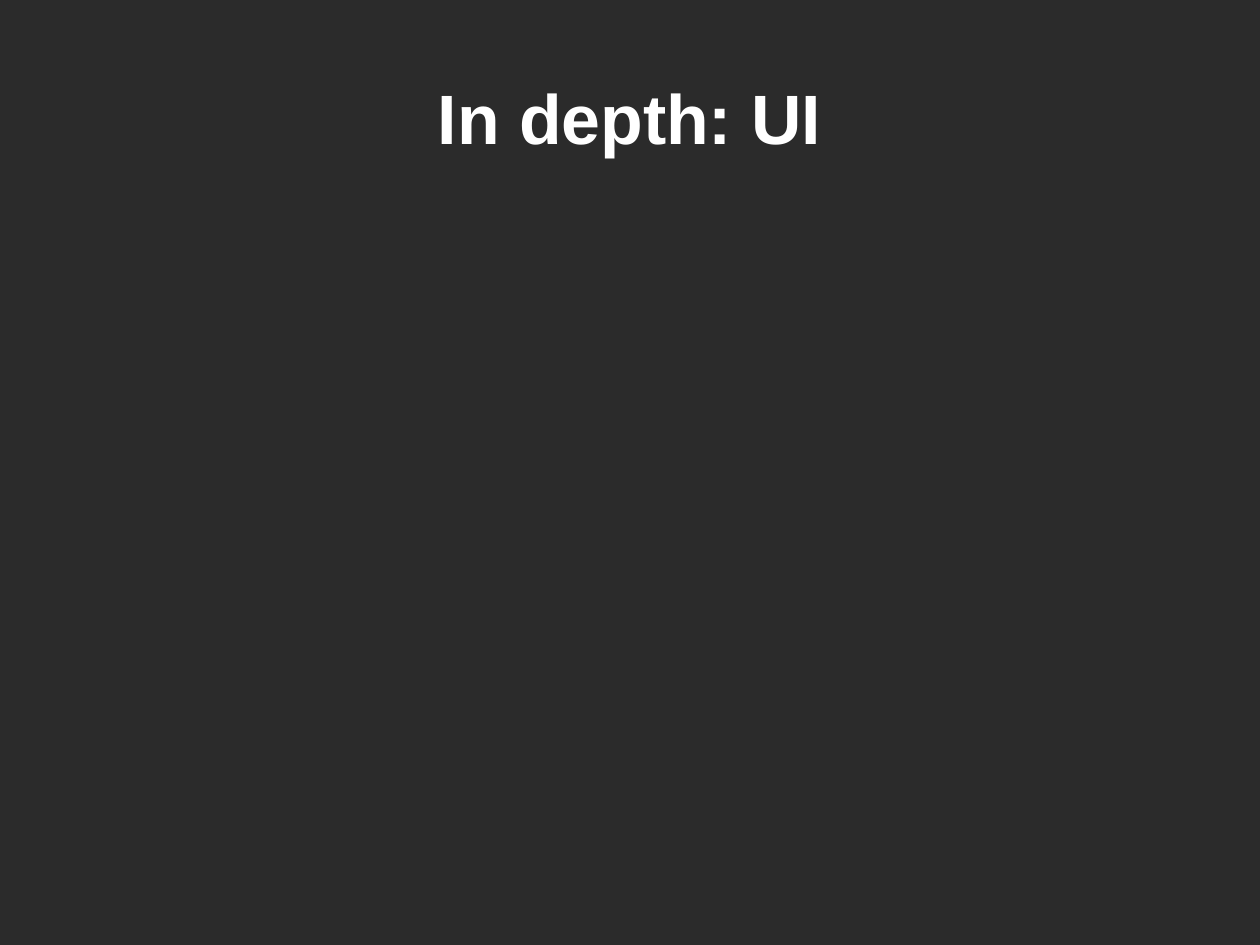
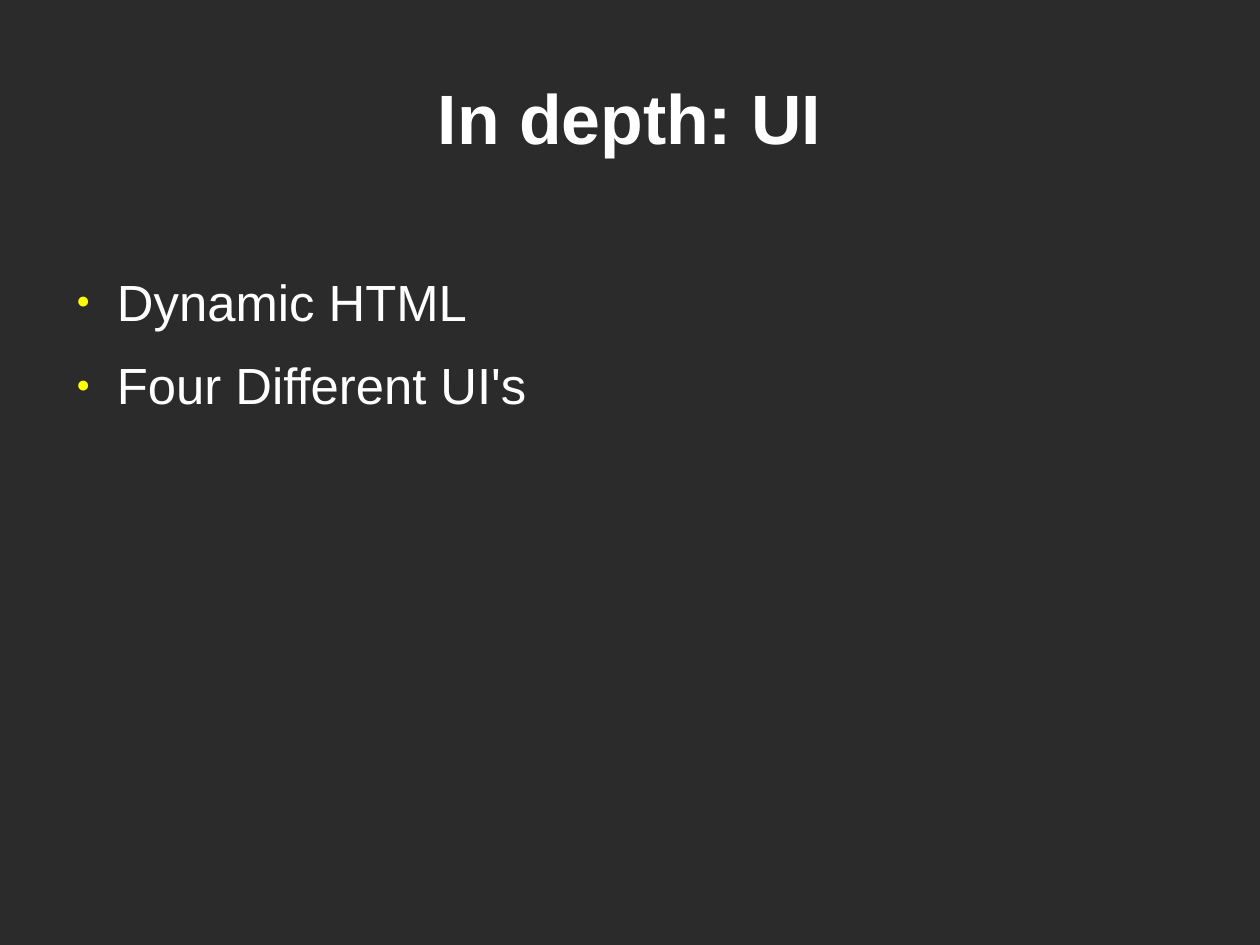
Before and after one commit to bpross/MyCourses-Scheduler, a slide deck: slide 4 of docs/design/design.odp. Drawn at 1260x945 pixels with LibreOffice and Linux fonts; fonts in the diff are those of the drawing; background and template pictures are left out; a plain dark background stands for a picture behind light text. Boxes give left, top, right and bottom in pixels: in the first picture for what was removed or moved away, otherwise in the second. Text is boxed around its words. In the diff, an @@ line names an element or a change of style, - is before the commit and + after.

```diff
--- a/docs/design/design.odp
+++ b/docs/design/design.odp
@@ text added at <box>117,284,526,405</box>, 32 pt, text #FFFFFF @@
+● Dynamic HTML
+● Four Different UI's
```
Also in this commit, not shown: 1 slide added.
